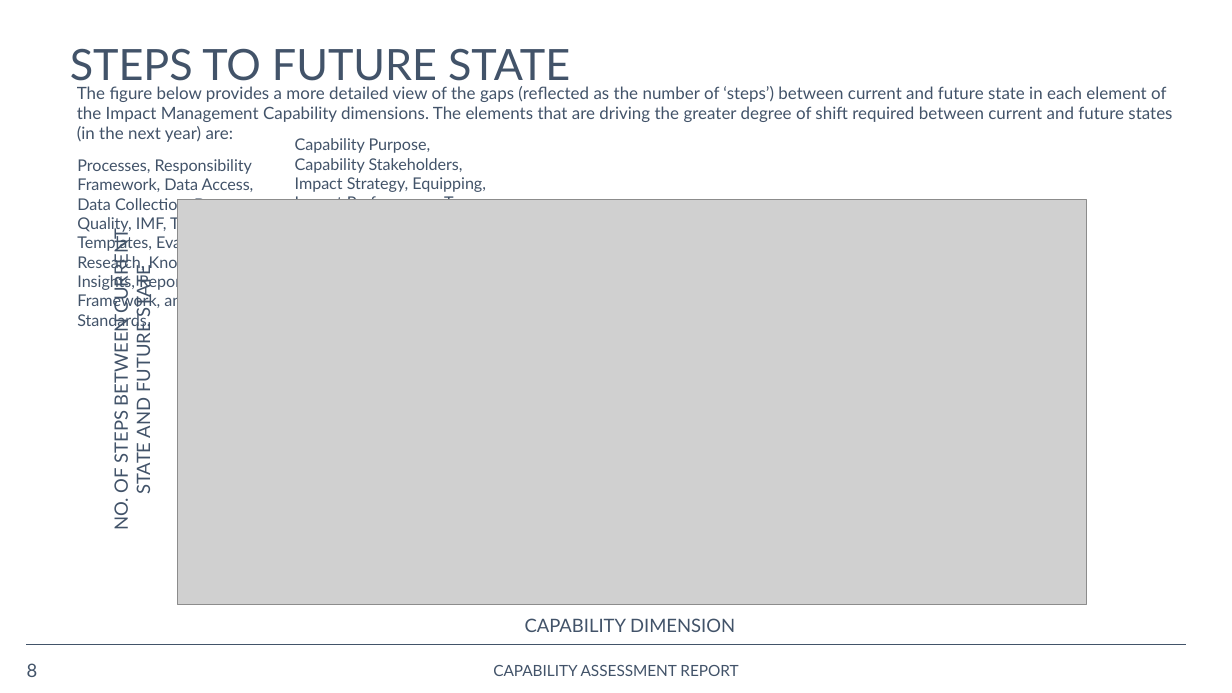
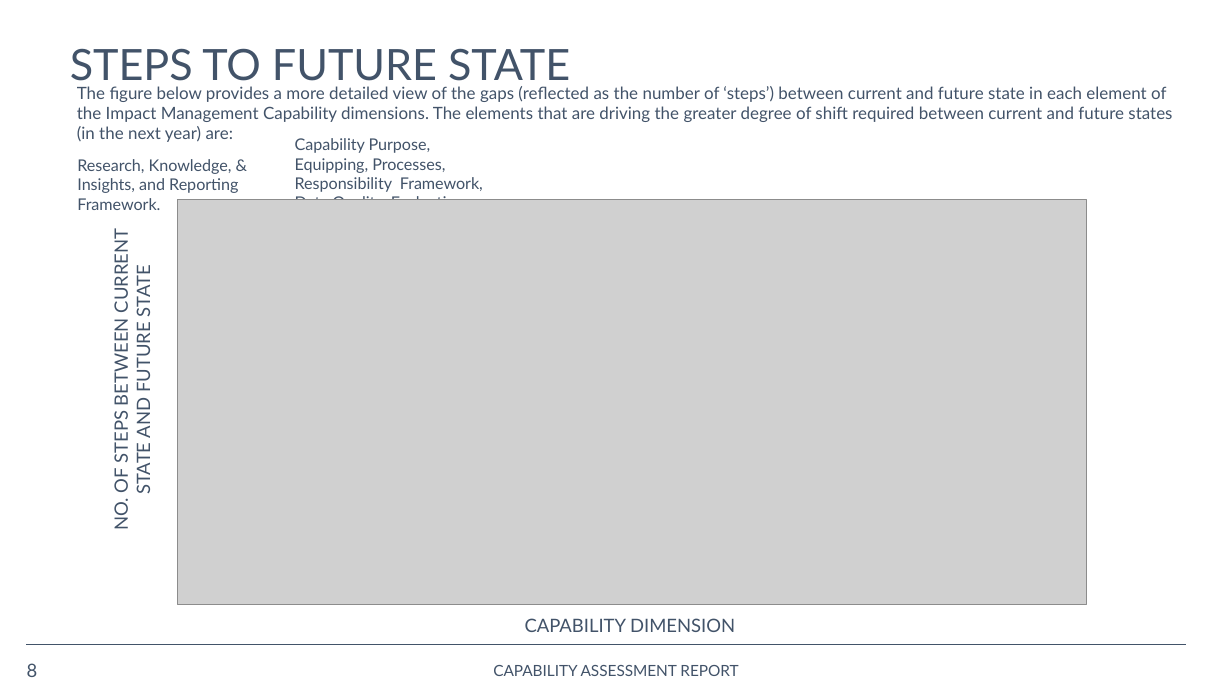
Before and after one commit to opus-meum/power-automate, a slide deck: slide 8 of Capability Assessment Report.pptx. Drawn at 1232x693 pixels with LibreOffice and Linux fonts; fonts in the diff are those of the drawing; grey boxes stand for pictures; background and template pictures are left out. Boxes give left, top, right and bottom in pixels: in the first picture for what was removed or moved away, otherwise in the second. Text is boxed around its words. In the diff, an @@ line names an element or a change of style, - is before the commit and + after.

```diff
--- a/Capability Assessment Report.pptx
+++ b/Capability Assessment Report.pptx
@@ text at [295,138,483,200]: text changed @@
-Capability Purpose, Capability Stakeholders, Impact Strategy, Equipping, Impact Performance, Team Composition,
+Capability Purpose, Equipping, Processes, Responsibility Framework, Data Quality, Evaluation,
@@ text at [77,159,238,210]: text changed @@
-Processes, Responsibility Framework, Data Access, Data Collection, Data Quality, IMF, Tools & Templates, Evaluation, Research, Knowledge, & Insights, Reporting Framework, and Reporting Standards.
+Research, Knowledge, & Insights, and Reporting Framework.
```
Also in this commit, not shown: 11 other slides changed, 19 other files.
